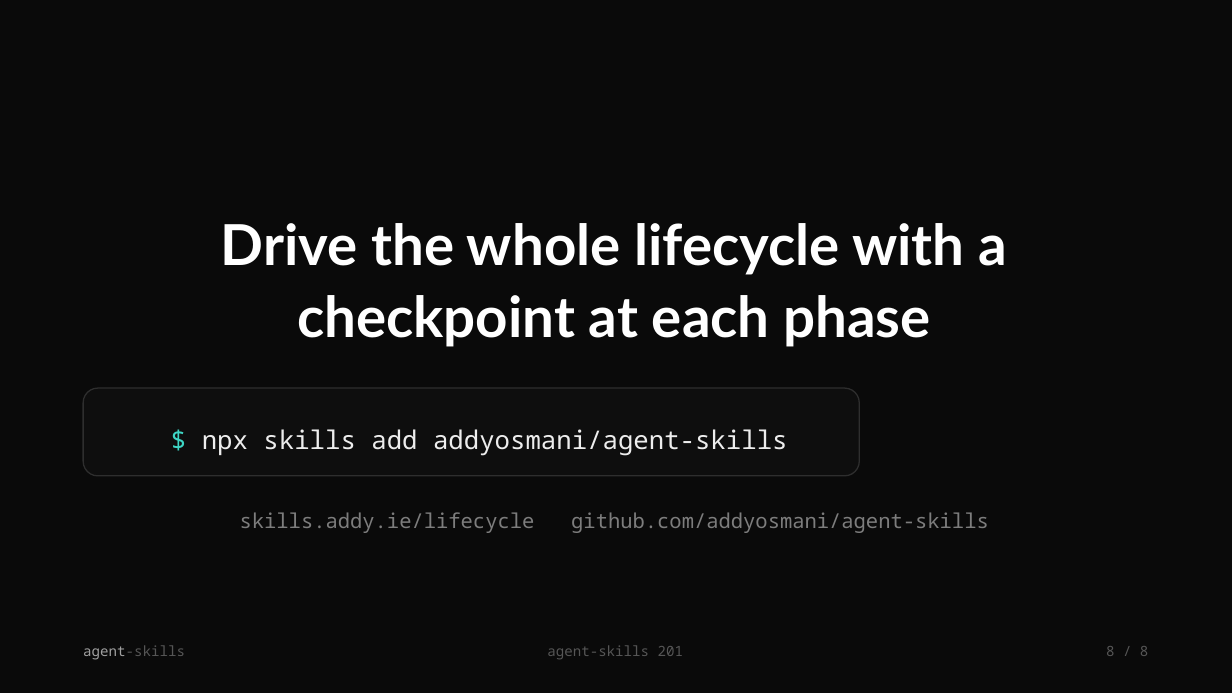
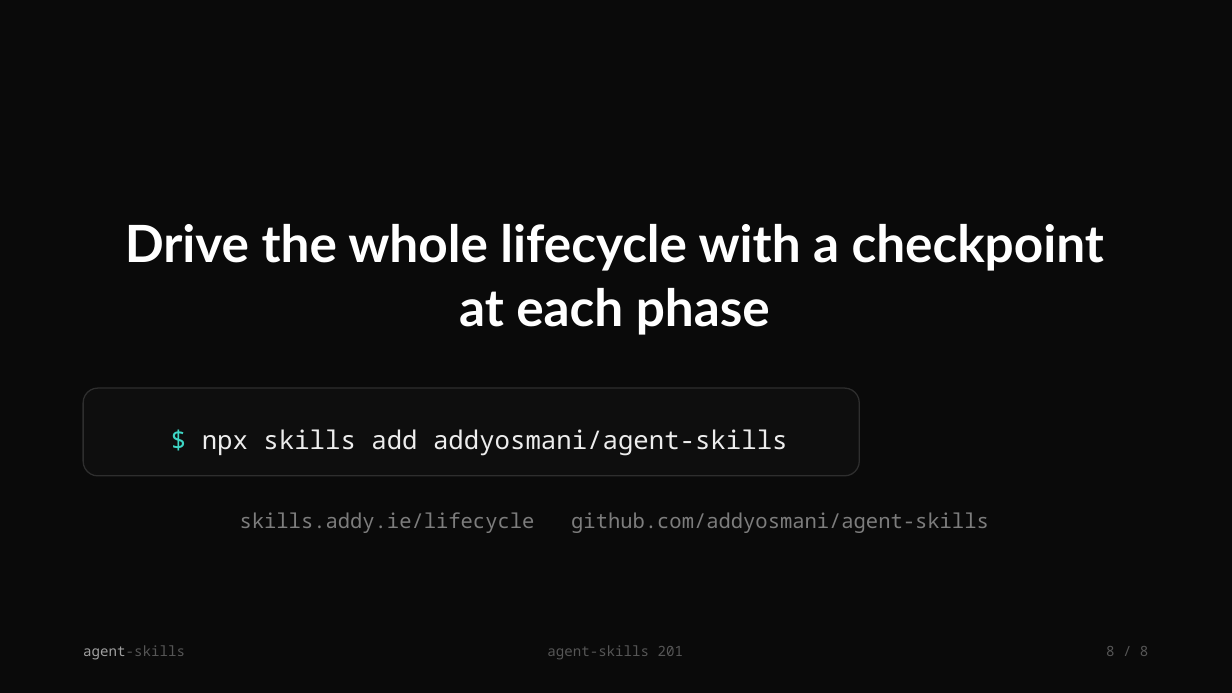
Before and after one commit to addyosmani/skills.addy.ie, a slide deck: slide 8 of public/teach/decks/agent-skills-201.pptx. Drawn at 1232x693 pixels with LibreOffice and Linux fonts; fonts in the diff are those of the drawing. Boxes give left, top, right and bottom in pixels: in the first picture for what was removed or moved away, otherwise in the second. Text is boxed around its words. In the diff, an @@ line names an element or a change of style, - is before the commit and + after.

Commit message:
Fix deck responsiveness and PPTX slide overflow
HTML decks:
- Mobile-first layout that adapts to the viewport instead of scaling a
  fixed 16:9 canvas down; switches to a framed 16:9 slide with
  container-query-unit text sizing only on larger landscape screens
- Text now always fits the slide (cqh units) so nothing overflows the canvas
- Added a 'best on desktop / rotate to landscape' hint on small portrait screens
- Larger tap targets for slide nav

PPTX decks:
- Constrain diagram images by height so they never run past the slide edge
- Trim font sizes and box geometry for safe vertical fit
- Verified every shape stays within the 7.5in slide bounds

```diff
--- a/public/teach/decks/agent-skills-201.pptx
+++ b/public/teach/decks/agent-skills-201.pptx
@@ text "Drive the whole lifecycle with ..." at (125, 224, 1104, 335): size 44 to 40 pt @@
```
Also in this commit, not shown: 7 other slides changed, 7 other files.
